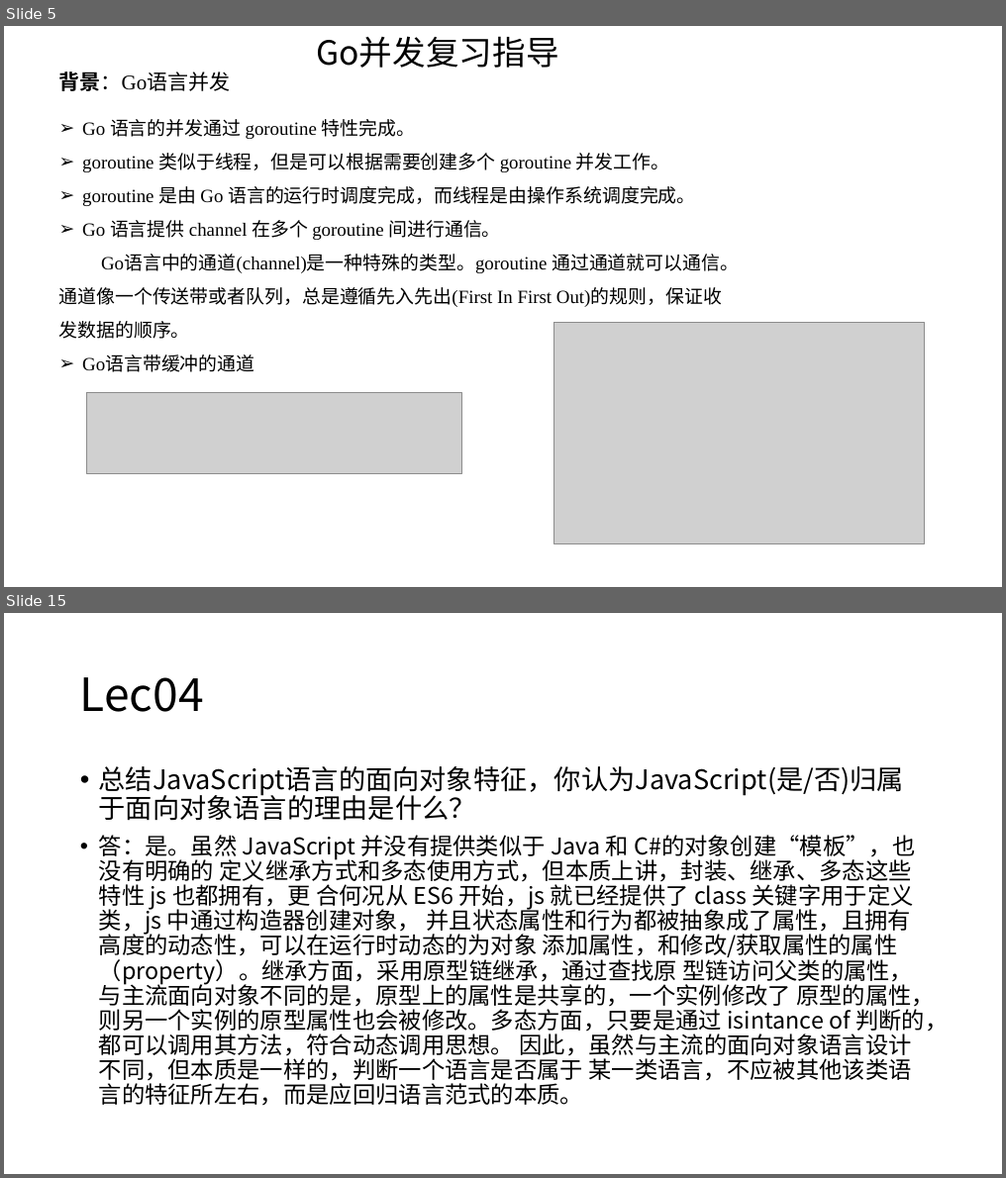
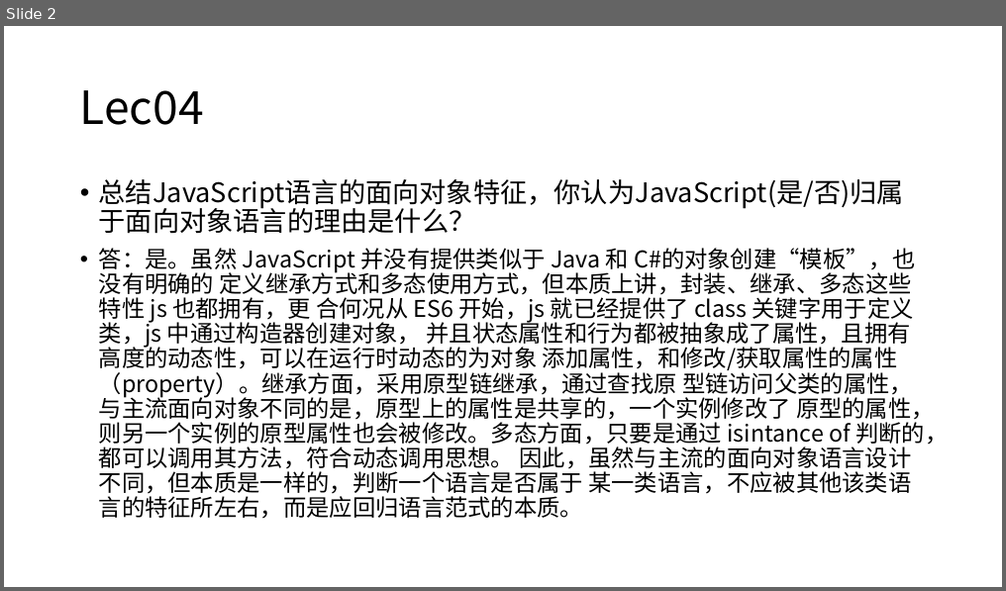
Before and after one commit to DO-MINATOR/buaa, a slide deck: 程序设计语言原理/考试/程序设计语言原理作业指导.pptx. Shown one above the other, each under a label of ours: slides 5 and 15 before the commit, slide 2 after it; the slides between them are not shown. The pictures are 1006x1178 and 1006x591 pixels, drawn with LibreOffice and Linux fonts; fonts in the diff are those of the drawing; grey boxes stand for pictures. Boxes give left, top, right and bottom in pixels: in the first picture for what was removed or moved away, otherwise in the second. Text is boxed around its words. In the diff, an @@ line names an element or a change of style, - is before the commit and + after.

```diff
--- a/程序设计语言原理/考试/程序设计语言原理作业指导.pptx
+++ b/程序设计语言原理/考试/程序设计语言原理作业指导.pptx
@@ slide 5 removed at (x1=4, y1=26, x2=1002, y2=587), background #FFFFFF @@
@@ text removed at (x1=316, y1=36, x2=558, y2=68) @@
-Go并发复习指导
@@ text removed at (x1=59, y1=72, x2=231, y2=91) @@
-背景：Go语言并发
@@ text removed at (x1=59, y1=119, x2=739, y2=372) @@
-➢ Go 语言的并发通过 goroutine 特性完成。
-➢ goroutine 类似于线程，但是可以根据需要创建多个 goroutine 并发工作。
-➢ goroutine 是由 Go 语言的运行时调度完成，而线程是由操作系统调度完成。
-➢ Go 语言提供 channel 在多个 goroutine 间进行通信。
-Go语言中的通道(channel)是一种特殊的类型。goroutine 通过通道就可以通信。通道像一个传送带或者队列，总是遵循先入先出(First In First Out)的规则，保证收发数据的顺序。
-➢ Go语言带缓冲的通道
@@ picture removed at (x1=554, y1=322, x2=925, y2=545) @@
@@ picture removed at (x1=87, y1=393, x2=462, y2=474) @@
@@ what was slide 15 is now slide 2 @@
```
Also in this commit, not shown: 1 slide changed, 12 other slides removed, 1 other file.
